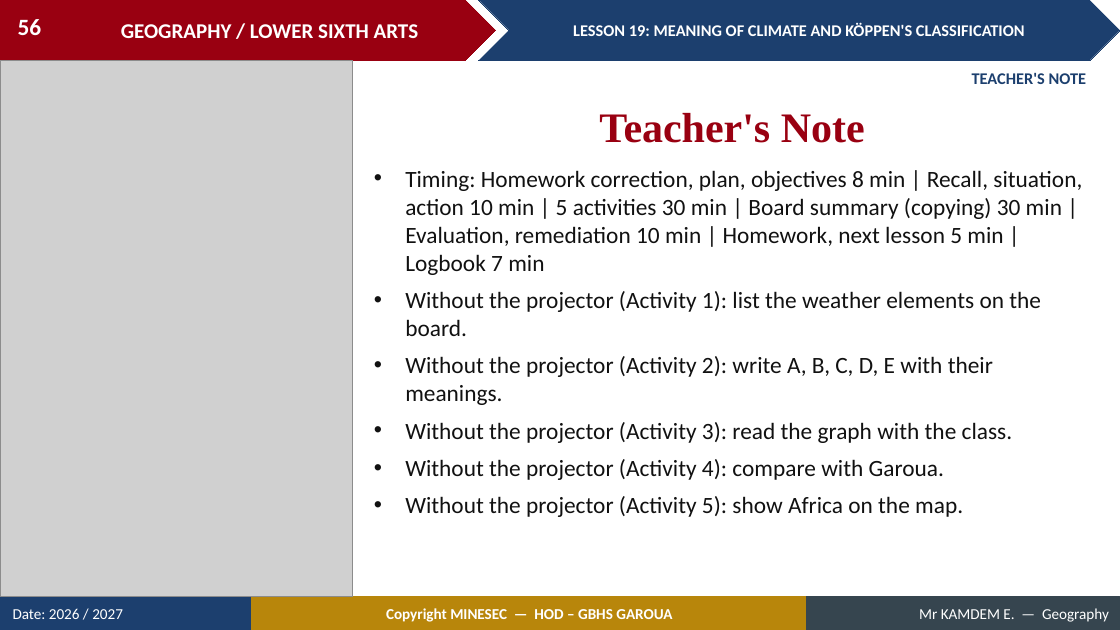
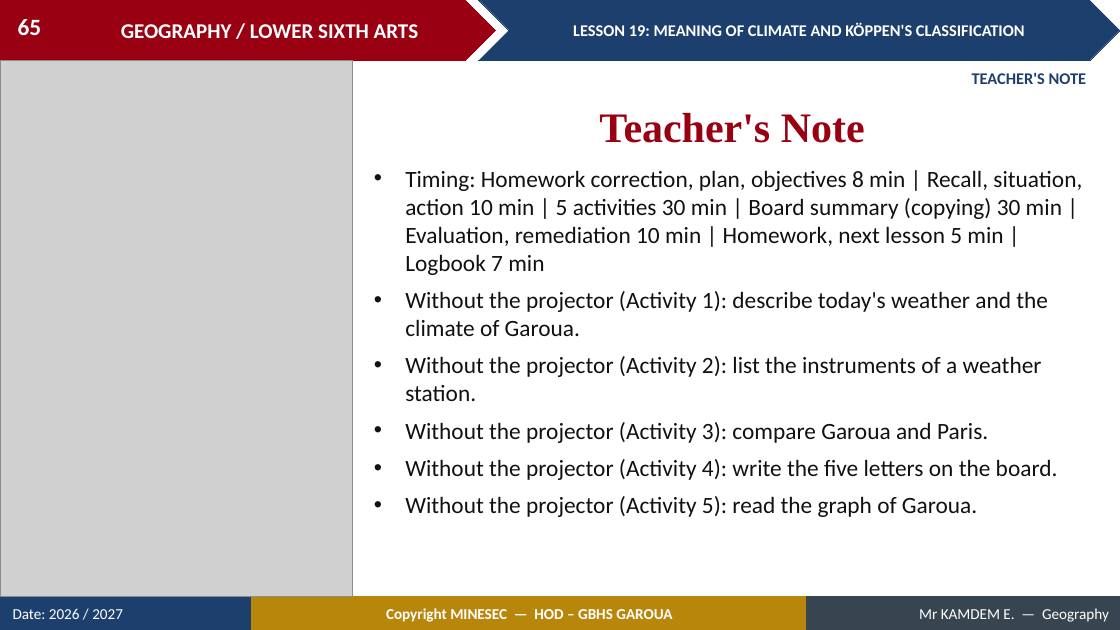
Before and after one commit to Berthautk/linea-github, a slide deck: slide 65 of lecons/LSA/Climatology/01_LSA_CLIM_L19_Meaning_of_Climate_and_K_ppen_s_Classification.pptx (slide 56 before the commit). Drawn at 1120x630 pixels with LibreOffice and Linux fonts; fonts in the diff are those of the drawing; grey boxes stand for pictures. Boxes give left, top, right and bottom in pixels: in the first picture for what was removed or moved away, otherwise in the second. Text is boxed around its words. In the diff, an @@ line names an element or a change of style, - is before the commit and + after.

```diff
--- a/lecons/LSA/Climatology/01_LSA_CLIM_L19_Meaning_of_Climate_and_K_ppen_s_Classification.pptx
+++ b/lecons/LSA/Climatology/01_LSA_CLIM_L19_Meaning_of_Climate_and_K_ppen_s_Classification.pptx
@@ page number at <box>18,19,42,35</box>: text changed @@
-56
+65
@@ text at <box>405,291,1058,517</box>: text changed @@
-• Without the projector (Activity 1): list the weather elements on the board.
-• Without the projector (Activity 2): write A, B, C, D, E with their meanings.
-• Without the projector (Activity 3): read the graph with the class.
-• Without the projector (Activity 4): compare with Garoua.
-• Without the projector (Activity 5): show Africa on the map.
+• Without the projector (Activity 1): describe today's weather and the climate of Garoua.
+• Without the projector (Activity 2): list the instruments of a weather station.
+• Without the projector (Activity 3): compare Garoua and Paris.
+• Without the projector (Activity 4): write the five letters on the board.
+• Without the projector (Activity 5): read the graph of Garoua.
```
Also in this commit, not shown: 38 other slides changed, 19 slides added, 10 slides removed, 21 other files.
